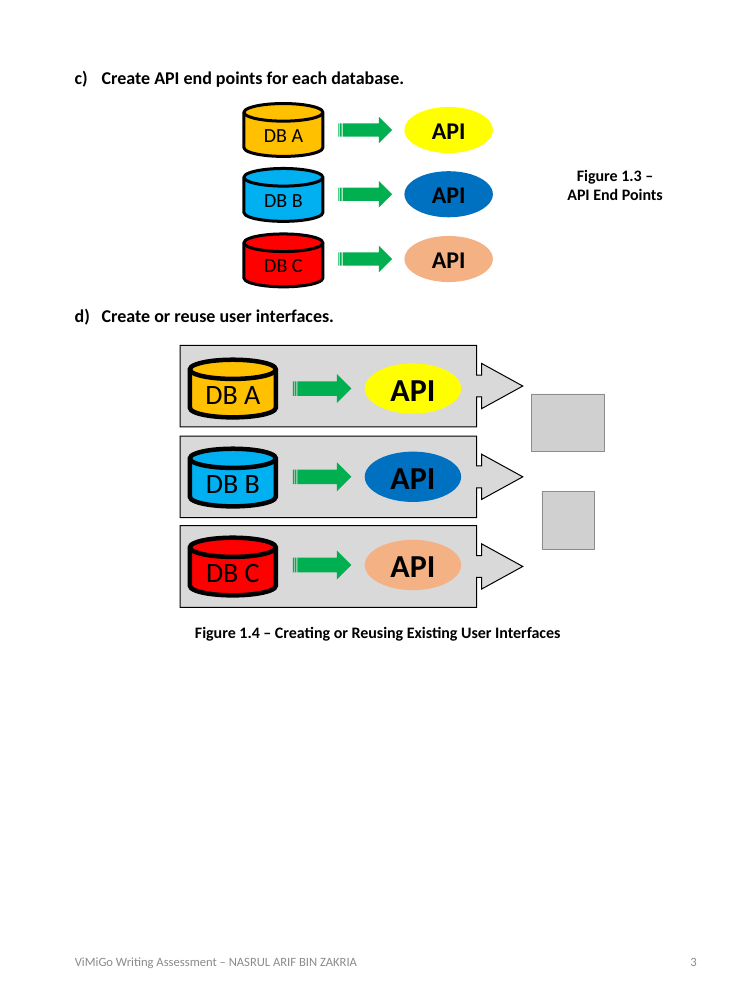
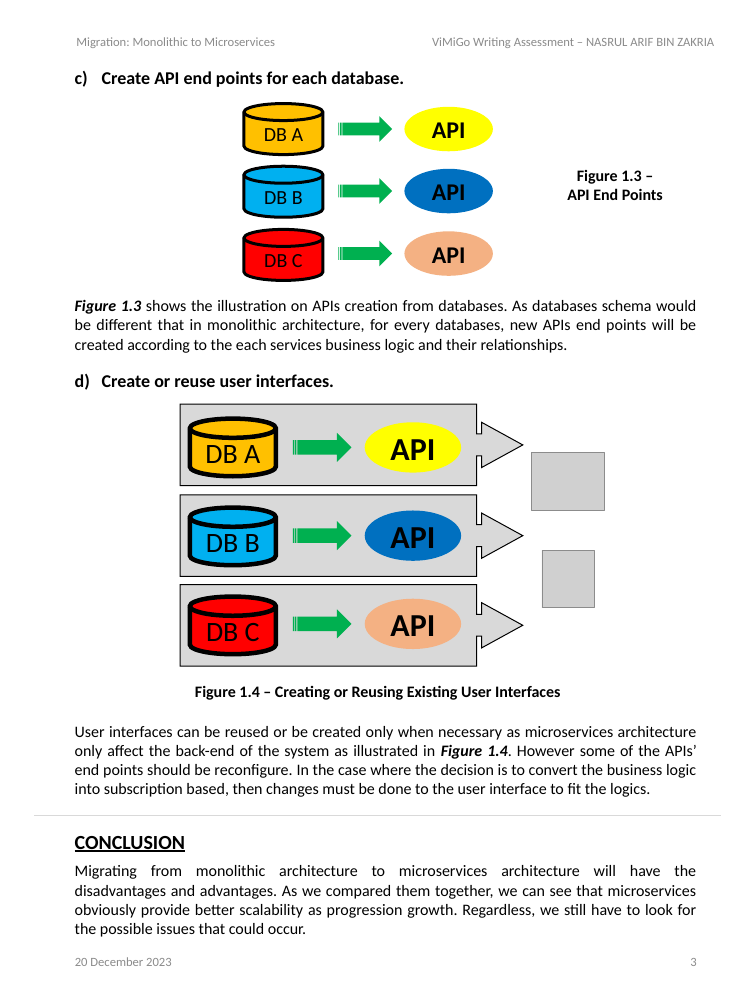
Before and after one commit to NasrulArif/VMG1223, a slide deck: slide 3 of PART 2 - RESULTS/Writing Assessment.pptx. Drawn at 756x1008 pixels with LibreOffice and Linux fonts; fonts in the diff are those of the drawing; grey boxes stand for pictures; background and template pictures are left out. Boxes give left, top, right and bottom in pixels: in the first picture for what was removed or moved away, otherwise in the second. Text is boxed around its words. In the diff, an @@ line names an element or a change of style, - is before the commit and + after.

```diff
--- a/PART 2 - RESULTS/Writing Assessment.pptx
+++ b/PART 2 - RESULTS/Writing Assessment.pptx
@@ text "." rewrapped from <box>102,71,404,322</box> to <box>102,71,404,387</box> @@
@@ text added at <box>133,37,275,46</box>, 12.6 pt, text #8C8C8C @@
+Migration: Monolithic to Microservices
@@ text added at <box>432,37,714,48</box>, 12.6 pt, text #8C8C8C @@
+ViMiGo Writing Assessment – NASRUL ARIF BIN ZAKRIA
@@ cylinder "DB B": place and size @@
-cylinder "DB B" at <box>244,168,323,221</box>
+cylinder "DB B" at <box>244,166,323,217</box>
@@ 2 ellipses, 1 cylinder, 1 striped right arrow: place and size @@
-2 ellipses, 1 cylinder, 1 striped right arrow at <box>244,171,493,287</box>
+2 ellipses, 1 cylinder, 1 striped right arrow at <box>244,168,493,281</box>
@@ text added at <box>75,300,696,353</box>, 16 pt, text #000000 @@
+Figure 1.3 shows the illustration on APIs creation from databases. As databases schema would be different that in monolithic architecture, for every databases, new APIs end points will be created according to the each services business logic and their relationships.
@@ 3 cylinders, 3 ellipses, 3 right arrow callouts, 3 striped right arrows, 2 pictures, 1 text: place and size @@
-3 cylinders, 3 ellipses, 3 right arrow callouts, 3 striped right arrows, 2 pictures, 1 text at <box>180,346,604,641</box>
+3 cylinders, 3 ellipses, 3 right arrow callouts, 3 striped right arrows, 2 pictures, 1 text at <box>180,404,604,700</box>
@@ text added at <box>75,726,697,797</box>, 16 pt, text #000000 @@
+User interfaces can be reused or be created only when necessary as microservices architecture only affect the back-end of the system as illustrated in Figure 1.4. However some of the APIs’ end points should be reconfigure. In the case where the decision is to convert the business logic into subscription based, then changes must be done to the user interface to fit the logics.
@@ line added from (35, 816) to (721, 816), #D9D9D9 0.5 pt @@
@@ text added at <box>75,836,185,852</box>, 20 pt, text #000000, bold, underline @@
+CONCLUSION
@@ text added at <box>75,865,697,937</box>, 16 pt, text #000000 @@
+Migrating from monolithic architecture to microservices architecture will have the disadvantages and advantages. As we compared them together, we can see that microservices obviously provide better scalability as progression growth. Regardless, we still have to look for the possible issues that could occur.
@@ text at <box>75,957,172,966</box>: text changed @@
-ViMiGo Writing Assessment – NASRUL ARIF BIN ZAKRIA
+20 December 2023
```
Also in this commit, not shown: 2 other slides changed, 6 other files.
